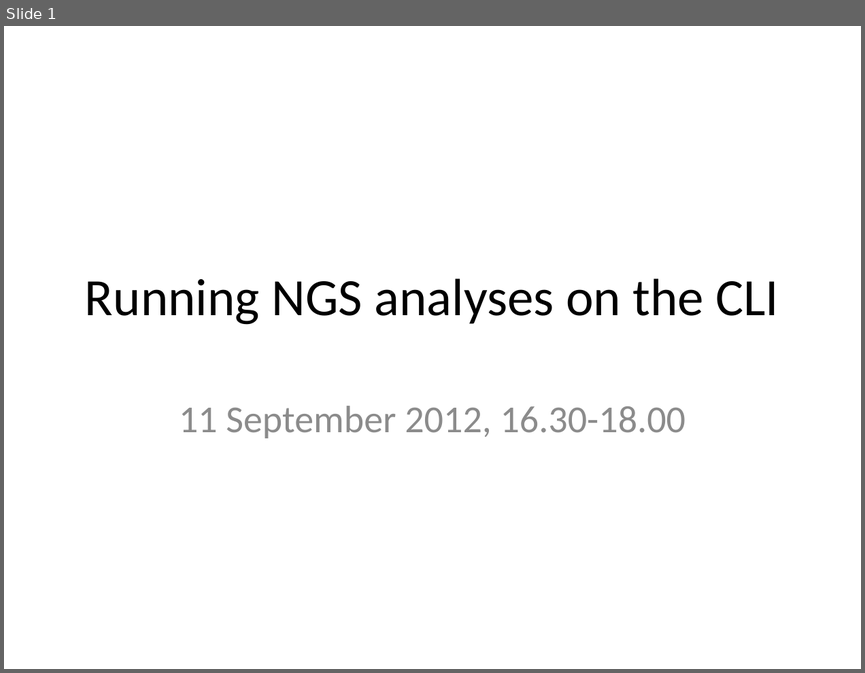
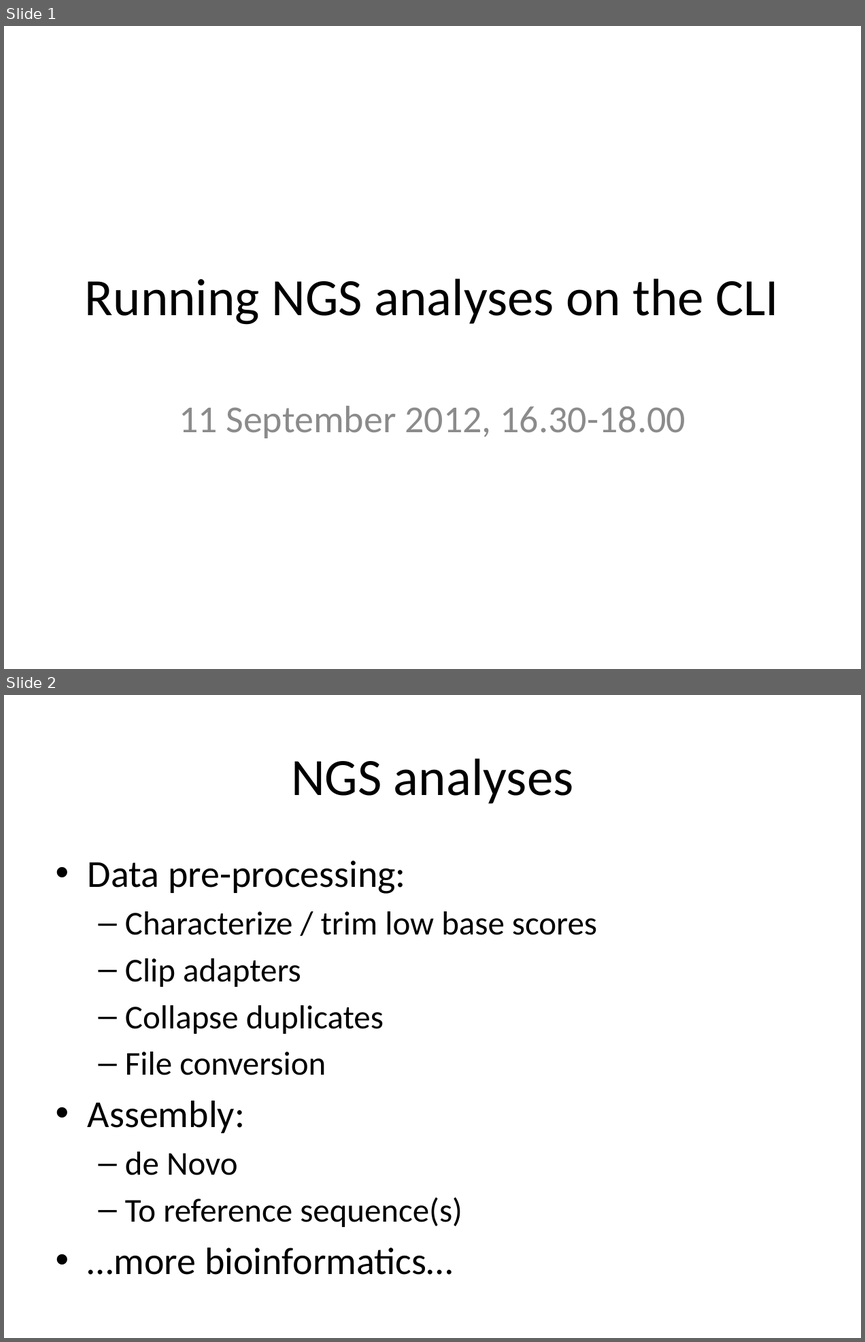
Before and after one commit to rvosa/ngs-workflows, a slide deck: doc/slides/day1/session4/NGSAnalyses.pptx. Shown one above the other, each under a label of ours: slide 1 before the commit, slides 1 and 2 after it. The pictures are 865x673 and 865x1342 pixels, drawn with LibreOffice and Linux fonts; fonts in the diff are those of the drawing. Boxes give left, top, right and bottom in pixels: in the first picture for what was removed or moved away, otherwise in the second. Text is boxed around its words. In the diff, an @@ line names an element or a change of style, - is before the commit and + after.

```diff
--- a/doc/slides/day1/session4/NGSAnalyses.pptx
+++ b/doc/slides/day1/session4/NGSAnalyses.pptx
@@ slide 2 added at (x1=4, y1=695, x2=861, y2=1338), background #FFFFFF @@
@@ title added at (x1=291, y1=758, x2=573, y2=804), 44 pt, text #000000 @@
+NGS analyses
@@ text added at (x1=88, y1=860, x2=597, y2=1274), 28 pt, text #000000 @@
+• Data pre-processing:
+  – Characterize / trim low base scores
+  – Clip adapters
+  – Collapse duplicates
+  – File conversion
+• Assembly:
+  – de Novo
+  – To reference sequence(s)
+• …more bioinformatics…
```
Also in this commit, not shown: 8 other slides added, 2 slides removed, 4 other files.
